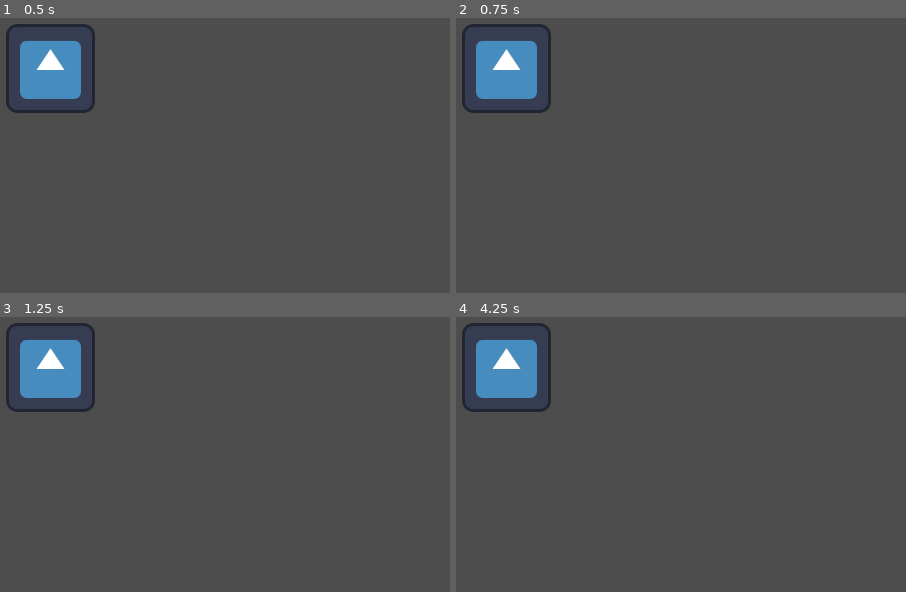
Above: before the commit, frames 1-4 (two rows, left to right).
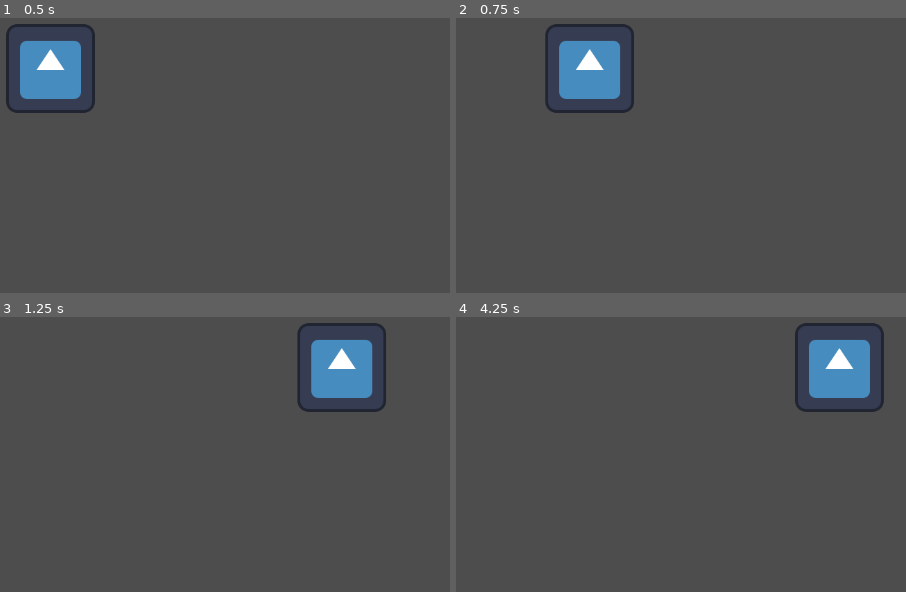
Above: after the commit, the same moments.

Repository: Adria2208/uji-gamejam-2026
Game: Godot game, scene res://scenes/game.tscn
The game is run twice, just before and just after one commit, with the same random seed, the same clock (stepped at 60 frames per second) and the same inputs. The engine's default icon, where the game draws it, is replaced by a stand-in: a white triangle on a blue panel in a dark square.
Inputs:
- Up to frame 1 (0.5 s): no input
- Up to frame 2 (0.75 s): tap Enter at 0.5 s; hold D (move_right, bound only after the commit) from 0.53 s (still down)
- Up to frame 3 (1.25 s): keep holding D (move_right, bound only after the commit)
- Up to frame 4 (4.25 s): release D (move_right, bound only after the commit) at 1.28 s; hold S (move_down, bound only after the commit) 1.28-2.03 s; hold D (move_right, bound only after the commit) 2.03-2.78 s; tap Space at 2.75 s; hold W (move_up, bound only after the commit) 2.78-3.53 s; tap Enter at 3.5 s; hold A (move_left, bound only after the commit) from 3.53 s (still down)

Frame 1 is identical in both runs. In frame 2, 7.2% of the frame differs, in the area x 1-40%, y 2-35%; in frame 3, 7.4%, in the area x 1-86%, y 2-35%; in frame 4, 7.3%.

Commit message:
Add Player and State Machine

Diff:
--- a/project.godot
+++ b/project.godot
@@ -15,6 +15,33 @@
 config/features=PackedStringArray("4.6", "GL Compatibility")
 config/icon="res://icon.svg"
 
+[input]
+
+move_left={
+"deadzone": 0.2,
+"events": [Object(InputEventKey,"resource_local_to_scene":false,"resource_name":"","device":-1,"window_id":0,"alt_pressed":false,"shift_pressed":false,"ctrl_pressed":false,"meta_pressed":false,"pressed":false,"keycode":0,"physical_keycode":65,"key_label":0,"unicode":97,"location":0,"echo":false,"script":null)
+, Object(InputEventKey,"resource_local_to_scene":false,"resource_name":"","device":-1,"window_id":0,"alt_pressed":false,"shift_pressed":false,"ctrl_pressed":false,"meta_pressed":false,"pressed":false,"keycode":0,"physical_keycode":4194319,"key_label":0,"unicode":0,"location":0,"echo":false,"script":null)
+]
+}
+move_right={
+"deadzone": 0.2,
+"events": [Object(InputEventKey,"resource_local_to_scene":false,"resource_name":"","device":-1,"window_id":0,"alt_pressed":false,"shift_pressed":false,"ctrl_pressed":false,"meta_pressed":false,"pressed":false,"keycode":0,"physical_keycode":68,"key_label":0,"unicode":100,"location":0,"echo":false,"script":null)
+, Object(InputEventKey,"resource_local_to_scene":false,"resource_name":"","device":-1,"window_id":0,"alt_pressed":false,"shift_pressed":false,"ctrl_pressed":false,"meta_pressed":false,"pressed":false,"keycode":0,"physical_keycode":4194321,"key_label":0,"unicode":0,"location":0,"echo":false,"script":null)
+]
+}
+move_up={
+"deadzone": 0.2,
+"events": [Object(InputEventKey,"resource_local_to_scene":false,"resource_name":"","device":-1,"window_id":0,"alt_pressed":false,"shift_pressed":false,"ctrl_pressed":false,"meta_pressed":false,"pressed":false,"keycode":0,"physical_keycode":87,"key_label":0,"unicode":119,"location":0,"echo":false,"script":null)
+, Object(InputEventKey,"resource_local_to_scene":false,"resource_name":"","device":-1,"window_id":0,"alt_pressed":false,"shift_pressed":false,"ctrl_pressed":false,"meta_pressed":false,"pressed":false,"keycode":0,"physical_keycode":4194320,"key_label":0,"unicode":0,"location":0,"echo":false,"script":null)
+]
+}
+move_down={
+"deadzone": 0.2,
+"events": [Object(InputEventKey,"resource_local_to_scene":false,"resource_name":"","device":-1,"window_id":0,"alt_pressed":false,"shift_pressed":false,"ctrl_pressed":false,"meta_pressed":false,"pressed":false,"keycode":0,"physical_keycode":83,"key_label":0,"unicode":115,"location":0,"echo":false,"script":null)
+, Object(InputEventKey,"resource_local_to_scene":false,"resource_name":"","device":-1,"window_id":0,"alt_pressed":false,"shift_pressed":false,"ctrl_pressed":false,"meta_pressed":false,"pressed":false,"keycode":0,"physical_keycode":4194322,"key_label":0,"unicode":0,"location":0,"echo":false,"script":null)
+]
+}
+
 [physics]
 
 3d/physics_engine="Jolt Physics"
--- a/scenes/game.tscn
+++ b/scenes/game.tscn
@@ -1,10 +1,9 @@
 [gd_scene format=3 uid="uid://djubvjtkogkp4"]
 
-[ext_resource type="Texture2D" uid="uid://2bidux3sxf6j" path="res://icon.svg" id="1_uwrxv"]
+[ext_resource type="PackedScene" uid="uid://dcas8wds0rol6" path="res://scenes/player.tscn" id="1_uwrxv"]
 
 [node name="Node2D" type="Node2D" unique_id=999736679]
 
 [node name="Camera2D" type="Camera2D" parent="." unique_id=1405934039]
 
-[node name="Sprite2D" type="Sprite2D" parent="Camera2D" unique_id=459182328]
-texture = ExtResource("1_uwrxv")
+[node name="Player" parent="." unique_id=2031485755 instance=ExtResource("1_uwrxv")]
--- /dev/null
+++ b/scenes/player.tscn
@@ -0,0 +1,46 @@
+[gd_scene format=3 uid="uid://dcas8wds0rol6"]
+
+[ext_resource type="Texture2D" uid="uid://2bidux3sxf6j" path="res://icon.svg" id="1_g2els"]
+[ext_resource type="Script" uid="uid://c33k2efxep7ga" path="res://scripts/player/player.gd" id="1_qlg0r"]
+[ext_resource type="Script" uid="uid://dy3grwu4dv215" path="res://scripts/player/state_machine/state_machine.gd" id="2_qhqgy"]
+[ext_resource type="Script" uid="uid://b7eftg5ib0ebv" path="res://scripts/player/state_machine/states/idle.gd" id="3_qhqgy"]
+[ext_resource type="Script" uid="uid://tl8o51uxmgp1" path="res://scripts/player/state_machine/states/move.gd" id="4_dqkch"]
+
+[sub_resource type="SpriteFrames" id="SpriteFrames_dqkch"]
+animations = [{
+"frames": [{
+"duration": 1.0,
+"texture": ExtResource("1_g2els")
+}],
+"loop": true,
+"name": &"default",
+"speed": 5.0
+}]
+
+[sub_resource type="CapsuleShape2D" id="CapsuleShape2D_qlg0r"]
+radius = 59.0
+height = 236.0
+
+[node name="Player" type="CharacterBody2D" unique_id=2031485755]
+script = ExtResource("1_qlg0r")
+
+[node name="AnimatedSprite2D" type="AnimatedSprite2D" parent="." unique_id=802722885]
+sprite_frames = SubResource("SpriteFrames_dqkch")
+
+[node name="CollisionShape2D" type="CollisionShape2D" parent="." unique_id=671576015]
+position = Vector2(0, -57)
+shape = SubResource("CapsuleShape2D_qlg0r")
+
+[node name="StateMachine" type="Node" parent="." unique_id=2072375617 node_paths=PackedStringArray("starting_state")]
+script = ExtResource("2_qhqgy")
+starting_state = NodePath("Idle")
+
+[node name="Idle" type="Node" parent="StateMachine" unique_id=1330440581 node_paths=PackedStringArray("move_state")]
+script = ExtResource("3_qhqgy")
+move_state = NodePath("../Move")
+animation_name = "default"
+
+[node name="Move" type="Node" parent="StateMachine" unique_id=318016170 node_paths=PackedStringArray("idle_state")]
+script = ExtResource("4_dqkch")
+idle_state = NodePath("../Idle")
+animation_name = "default"
--- /dev/null
+++ b/scripts/player/player.gd
@@ -0,0 +1,20 @@
+class_name Player
+extends CharacterBody2D
+
+@onready var animated_sprite: AnimatedSprite2D = $AnimatedSprite2D
+@onready var state_machine: Node = $StateMachine
+
+
+func _ready() -> void:
+	# Initialize the state machine, passing a reference of the playerto the states,
+	# that way they can move and react accordingly
+	state_machine.init(self)
+
+func _unhandled_input(event: InputEvent) -> void:
+	state_machine.process_input(event)
+
+func _physics_process(delta: float) -> void:
+	state_machine.process_physics(delta)
+
+func _process(delta: float) -> void:
+	state_machine.process_frame(delta)
--- /dev/null
+++ b/scripts/player/state_machine/state.gd
@@ -0,0 +1,25 @@
+class_name State
+extends Node
+
+@export
+var animation_name: String
+@export
+var move_speed : float = 600.0
+
+## Hold a reference to the parent so that it can be controlled by the state
+var parent: Player
+
+func enter() -> void:
+	parent.animated_sprite.play(animation_name)
+
+func exit() -> void:
+	pass
+
+func process_input(event: InputEvent) -> State:
+	return null
+
+func process_frame(delta: float) -> State:
+	return null
+
+func process_physics(delta: float) -> State:
+	return null
--- /dev/null
+++ b/scripts/player/state_machine/state_machine.gd
@@ -0,0 +1,40 @@
+extends Node
+
+@export
+var starting_state: State
+
+var current_state: State
+
+# Initialize the state machine by giving each child state a reference to the
+# parent object it belongs to and enter the default starting_state.
+func init(parent: Player) -> void:
+	for child in get_children():
+		child.parent = parent
+
+	change_state(starting_state)
+
+# Change to the new state by first calling any exit logic on the current state.
+func change_state(new_state: State) -> void:
+	if current_state: # Shorthand for: if new_state != null:
+		current_state.exit()
+
+	current_state = new_state
+	current_state.enter()
+	print("Changing to: " + str(new_state))
+
+# Pass through functions for the Player to call,
+# handling state changes as needed
+func process_physics(delta: float) -> void:
+	var new_state = current_state.process_physics(delta)
+	if new_state:
+		change_state(new_state)
+
+func process_input(event: InputEvent) -> void:
+	var new_state = current_state.process_input(event)
+	if new_state:
+		change_state(new_state)
+
+func process_frame(delta: float) -> void:
+	var new_state = current_state.process_frame(delta)
+	if new_state:
+		change_state(new_state)
--- /dev/null
+++ b/scripts/player/state_machine/states/idle.gd
@@ -0,0 +1,11 @@
+extends State
+
+@export
+var move_state: State
+
+func process_input(event: InputEvent) -> State:
+
+	if Input.get_vector("move_left", "move_right", "move_up", "move_down") != Vector2.ZERO: ## If the player is pressing any movement key
+		return move_state
+
+	return null
--- /dev/null
+++ b/scripts/player/state_machine/states/move.gd
@@ -0,0 +1,15 @@
+extends State
+
+@export
+var idle_state: State
+
+func process_physics(delta: float) -> State:
+
+	var input_direction = Input.get_vector("move_left", "move_right", "move_up", "move_down").normalized()
+	parent.velocity = input_direction * move_speed
+	parent.move_and_slide()
+
+	if input_direction == Vector2.ZERO:
+		return idle_state
+
+	return null
Not shown, added: scripts/player/player.gd.uid
Not shown, added: scripts/player/state_machine/state.gd.uid
Not shown, added: scripts/player/state_machine/state_machine.gd.uid
Not shown, added: scripts/player/state_machine/states/idle.gd.uid
Not shown, added: scripts/player/state_machine/states/move.gd.uid
